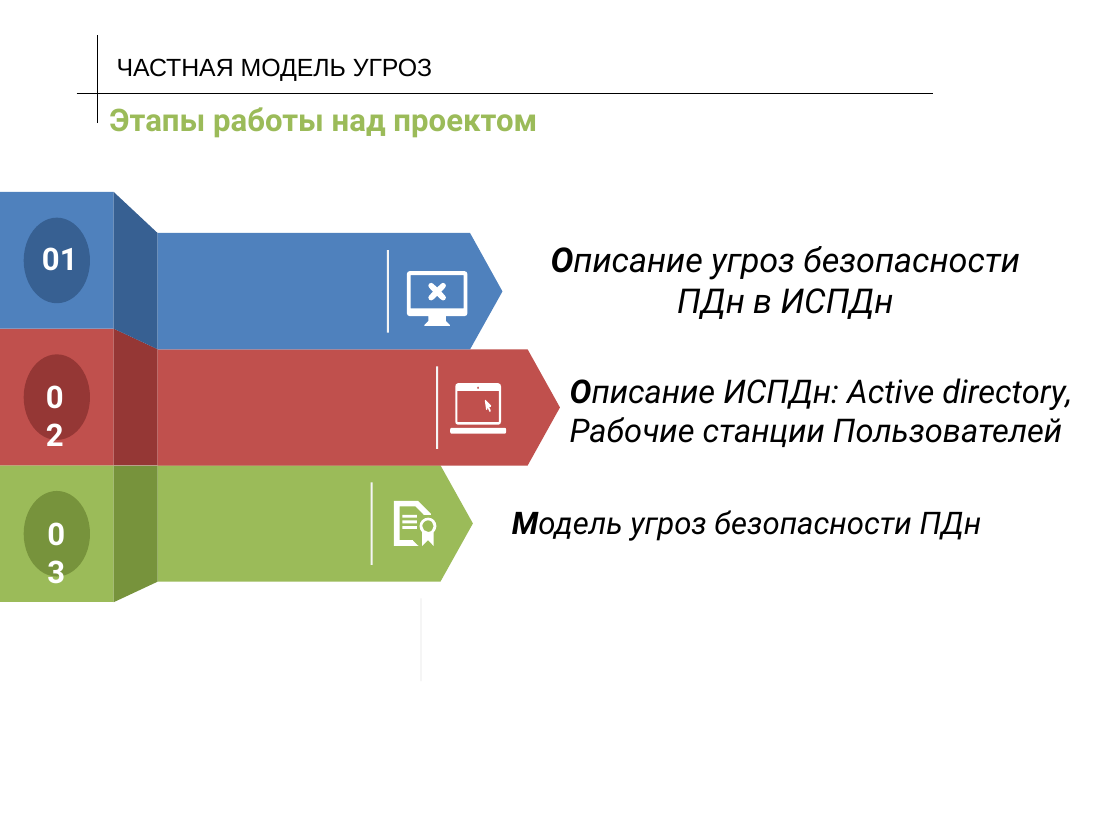
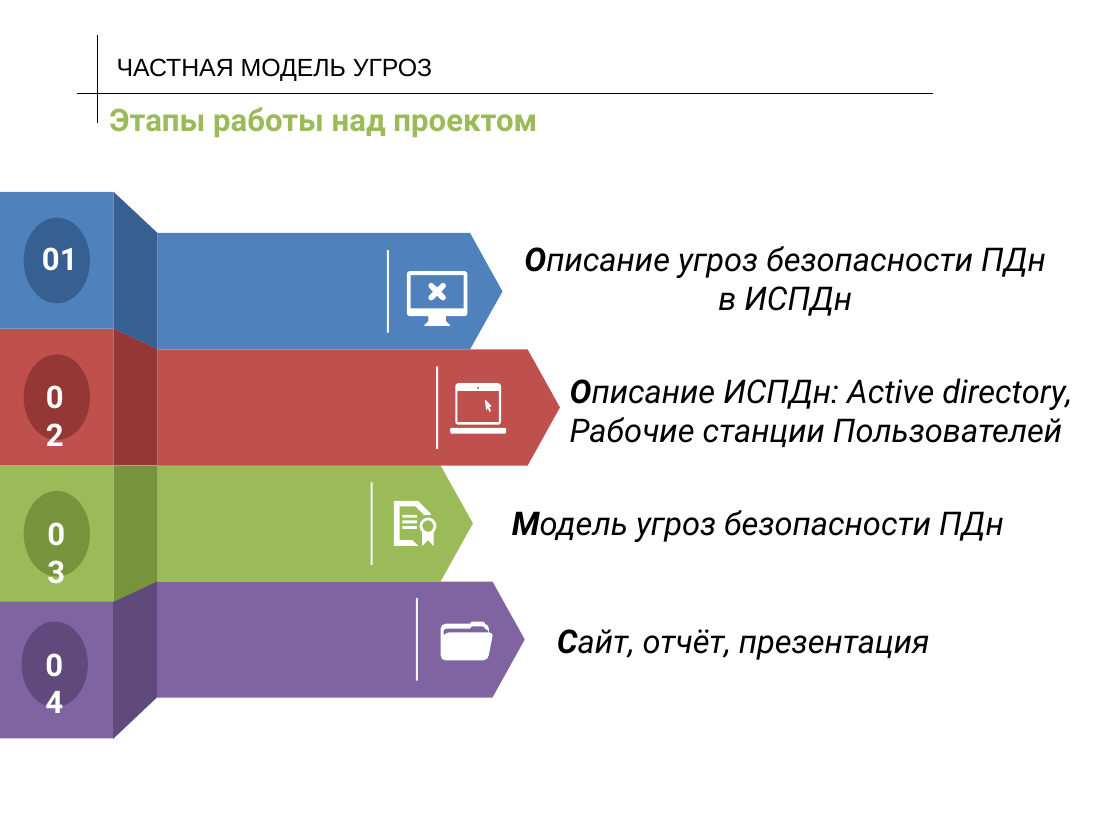
Before and after one commit to DTsapin/PD_6_Semestr, a slide deck: slide 4 of src/Презентация.pptx. Drawn at 1120x840 pixels with LibreOffice and Linux fonts; fonts in the diff are those of the drawing; background and template pictures are left out. Boxes give left, top, right and bottom in pixels: in the first picture for what was removed or moved away, otherwise in the second. Text is boxed around its words. In the diff, an @@ line names an element or a change of style, - is before the commit and + after.

Commit message:
Презентация по проекту = 4 часа

```diff
--- a/src/Презентация.pptx
+++ b/src/Презентация.pptx
@@ text "Описание угроз безопасности ПДн в ..." at bbox=[524, 246, 1046, 316]: size 22 to 21 pt @@
@@ text "Модель угроз безопасности ПДн" at bbox=[512, 510, 1004, 542]: size 20 to 21 pt @@
@@ freeform shape added at bbox=[113, 581, 157, 738], fill #604A7B @@
@@ freeform shape added at bbox=[157, 581, 524, 698], fill #8064A2 @@
@@ line added from (417, 598) to (417, 681), #F5F5F5 1.25 pt @@
@@ rectangle added at bbox=[0, 601, 113, 738], fill #8064A2 @@
@@ ellipse added at bbox=[21, 622, 87, 707], fill #604A7B @@
@@ freeform shape added at bbox=[440, 622, 493, 661], fill #FFFFFF @@
@@ text added at bbox=[557, 629, 930, 660], 21 pt, text #000000, italic @@
+Сайт, отчёт, презентация
@@ text added at bbox=[26, 640, 83, 689], 20 pt, text #FFFFFF, bold @@
+04
```
Also in this commit, not shown: 4 other slides changed, 5 slides added.
